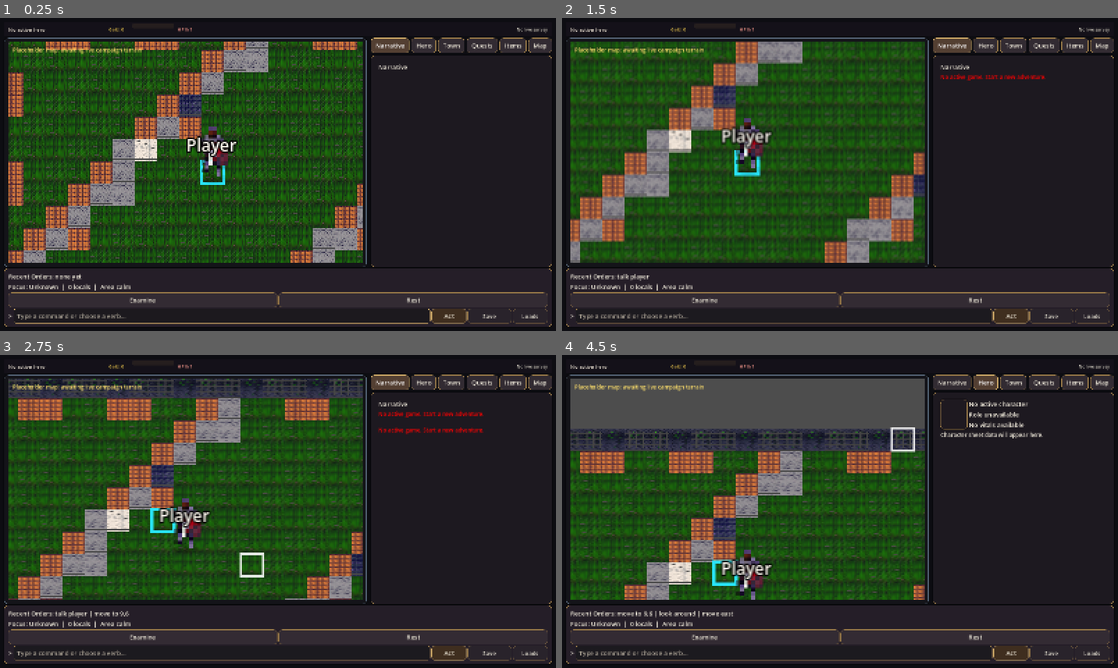
Above: before the commit, frames 1-4 (two rows, left to right).
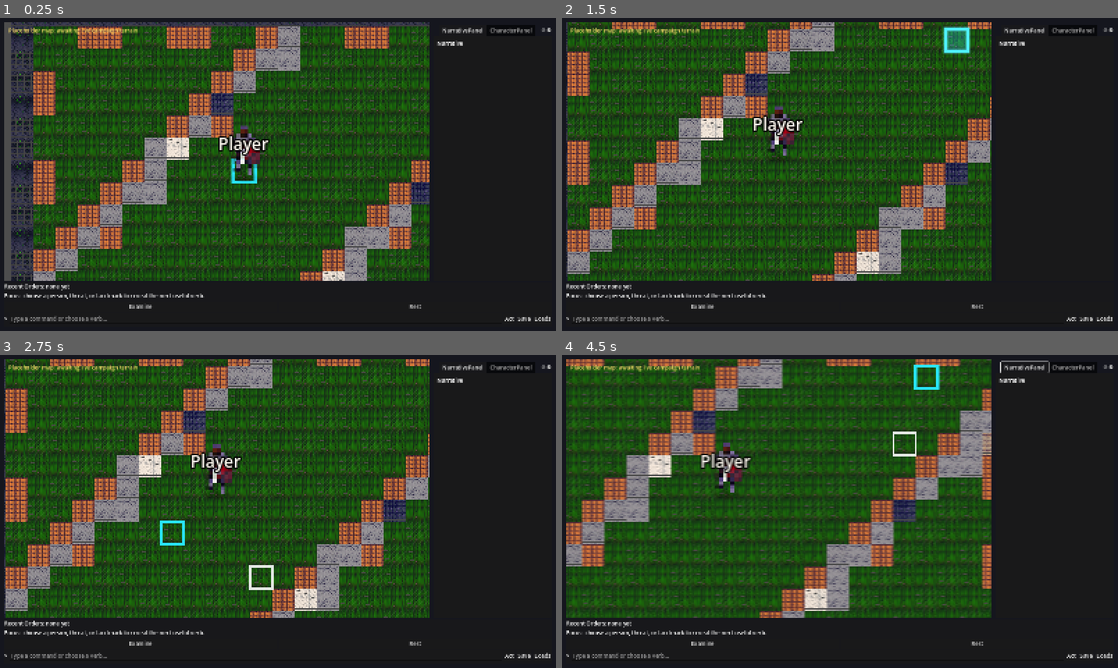
Above: after the commit, the same moments.

Repository: msbel5/ember-rpg
Game: Godot game, scene res://scenes/game_session.tscn
The game is run twice, just before and just after one commit, with the same random seed, the same clock (stepped at 60 frames per second) and the same inputs. This scene is started directly instead of the project's main scene.
Inputs (mouse positions are in pixels of both pictures, inside the frame that each line leads up to):
- Up to frame 1 (0.25 s): no input
- Up to frame 2 (1.5 s): tap Enter at 0.5 s; drag from (745, 152) to (895, 105) at 0.52 s; click (951, 46) at 1.25 s, where only the run before the commit has a clickable "Narrative"
- Up to frame 3 (2.75 s): drag from (166, 527) to (250, 574) at 2.02 s
- Up to frame 4 (4.5 s): click "Examine" at 2.75 s; click (984, 383) at 3.5 s, where only the run before the commit has a clickable "Hero"; move the mouse to (895, 442) at 4.27 s; hold Right from 4.28 s (still down); tap L at 4.35 s

The runs differ from the first frame. In frame 1, 51% of the frame differs, in the area x 0-100%, y 1-99%; in frame 2, 47%; in frame 3, 50%; in frame 4, 59%.
Error after the commit: Parse Error: Function "_ensure_campaign_socket()" not found in base self. (res://scenes/game_session.gd:204)

Commit message:
Refactor backend runtime and gameplay command tests; implement transport handling in game state
- Updated test_dialog_kernel_bridge.py to remove default dialog definition tests and focus on authored dialog resolution.
- Enhanced test_gameplay_commands.py with new tests for item pickup, drop, and crafting commands, ensuring proper inventory management and command recognition.
- Added checks for repeated actions and their effects on inventory and spell points.
- Introduced transport handling in game_state.gd, allowing for dynamic transport configuration.
- Updated response_normalizer.gd to flatten transport data from campaign responses.
- Removed legacy imports and handlers in test_no_legacy_imports.py to ensure compliance with new architecture.
- Documented kernel direct UI cutover in KERNEL_DIRECT_UI_CUTOVER.md, outlining current backend authority and validation status.
- Created test_backend_runtime_contract.py to guard against regressions in command routing during the kernel-direct cutover.
- Added test_runtime_gameplay_integration.py to validate gameplay command interactions with the new runtime architecture.

Diff:
--- a/godot-client/autoloads/game_state.gd
+++ b/godot-client/autoloads/game_state.gd
@@ -11,6 +11,11 @@
 var campaign_id: String = ""
 var adapter_id: String = "fantasy_ember"
 var profile_id: String = "standard"
+var transport: Dictionary = {}
+var runtime_transport: String = "http"
+var bootstrap_transport: String = "http"
+var ws_url: String = ""
+var ws_path: String = ""
 var player: Dictionary = {}
 var scene: String = "exploration"  # exploration | combat | dialogue | rest
 var location: String = ""
@@ -96,6 +101,20 @@
 		adapter_id = str(data["adapter_id"])
 	if data.has("profile_id"):
 		profile_id = str(data["profile_id"])
+	if data.has("transport") and data["transport"] is Dictionary:
+		transport = data["transport"]
+		runtime_transport = str(transport.get("mode", runtime_transport))
+		bootstrap_transport = str(transport.get("bootstrap", bootstrap_transport))
+		ws_url = str(transport.get("ws_url", ws_url))
+		ws_path = str(transport.get("ws_path", ws_path))
+	if data.has("runtime_transport"):
+		runtime_transport = str(data["runtime_transport"])
+	if data.has("bootstrap_transport"):
+		bootstrap_transport = str(data["bootstrap_transport"])
+	if data.has("ws_url"):
+		ws_url = str(data["ws_url"])
+	if data.has("ws_path"):
+		ws_path = str(data["ws_path"])
 	if data.has("world") and data["world"] is Dictionary:
 		world = data["world"]
 	if data.has("world_state") and data["world_state"] is Dictionary:
--- a/godot-client/scenes/game_session.gd
+++ b/godot-client/scenes/game_session.gd
@@ -201,6 +201,7 @@
 
 func _on_state_updated() -> void:
 	_save_sync.remember_player_id()
+	_ensure_campaign_socket()
 
 
 func _on_combat_started() -> void:
--- a/godot-client/scripts/net/response_normalizer.gd
+++ b/godot-client/scripts/net/response_normalizer.gd
@@ -71,6 +71,12 @@
 		flattened["adapter_id"] = data["adapter_id"]
 	if data.has("profile_id"):
 		flattened["profile_id"] = data["profile_id"]
+	if data.has("transport") and data["transport"] is Dictionary:
+		flattened["transport"] = data["transport"]
+		flattened["runtime_transport"] = str(data["transport"].get("mode", "http"))
+		flattened["bootstrap_transport"] = str(data["transport"].get("bootstrap", "http"))
+		flattened["ws_url"] = str(data["transport"].get("ws_url", ""))
+		flattened["ws_path"] = str(data["transport"].get("ws_path", ""))
 	if data.has("narrative"):
 		flattened["narrative"] = data["narrative"]
 
--- a/godot-client/scripts/ui/session_world_sync.gd
+++ b/godot-client/scripts/ui/session_world_sync.gd
@@ -38,20 +38,13 @@
 	if GameState.campaign_id.is_empty():
 		return
 	_owner._set_waiting(true)
-	_owner._pending_sync_callbacks = 2
+	_owner._pending_sync_callbacks = 1
 	Backend.get_campaign(GameState.campaign_id, on_campaign_snapshot_loaded)
-	Backend.get_campaign_settlement(GameState.campaign_id, on_campaign_settlement_loaded)
 
 
 func on_campaign_snapshot_loaded(data) -> void:
 	if data != null:
 		GameState.update_from_response(data)
-	complete_followup_sync()
-
-
-func on_campaign_settlement_loaded(data) -> void:
-	if data != null and data is Dictionary:
-		GameState.update_from_response({"settlement_state": data})
 	complete_followup_sync()
 
 
--- a/godot-client/tests/run_headless_tests.gd
+++ b/godot-client/tests/run_headless_tests.gd
@@ -240,6 +240,17 @@
 		"campaign_id": "camp_1",
 		"adapter_id": "fantasy_ember",
 		"profile_id": "standard",
+		"transport": {
+			"mode": "ws",
+			"bootstrap": "http",
+			"command_transport": "ws",
+			"snapshot_mode": "full",
+			"idle_world_ticks": true,
+			"tick_interval_seconds": 30.0,
+			"tick_hours_per_interval": 1,
+			"ws_path": "/ws/campaigns/camp_1",
+			"ws_url": "ws://127.0.0.1:8741/ws/campaigns/camp_1",
+		},
 		"narrative": "Chaos enters Dragon Eyrie.",
 		"campaign": {
 			"world": {"adapter_id": "fantasy_ember", "profile_id": "standard"},
@@ -294,6 +305,9 @@
 	_assert_true(game_state.world_graph.get("nodes", []).size() == 2, "GameState stores macro world graph nodes from campaign payloads")
 	_assert_true(game_state.travel_options.size() == 1, "GameState stores reachable travel options from campaign payloads")
 	_assert_true(game_state.selected_world_node == "node_region_001_00", "GameState tracks the selected world node from current region summary")
+	_assert_true(game_state.runtime_transport == "ws", "GameState stores WS as the authoritative runtime transport")
+	_assert_true(game_state.bootstrap_transport == "http", "GameState stores HTTP as the bootstrap transport")
+	_assert_true(game_state.ws_path == "/ws/campaigns/camp_1", "GameState stores the canonical campaign WS path")
 	_assert_true(game_state._clean_narrative("resume_campaign_ok.") == "You step back into the campaign.", "GameState humanizes token-like narrative text with concise seeded copy")
 	game_state.seed_campaign_resume_narrative("Loaded campaign from resume_campaign_ok.")
 	_assert_true(
Not shown, added: docs/architecture/KERNEL_DIRECT_UI_CUTOVER.md
Not shown, changed: frp-backend/engine/api/campaign/context.py
Not shown, changed: frp-backend/engine/api/campaign/dialog.py
Not shown, changed: frp-backend/engine/api/campaign/live_kernel.py
Not shown, changed: frp-backend/engine/api/campaign/runtime.py
Not shown, changed: frp-backend/engine/api/campaign/session.py
Not shown, changed: frp-backend/engine/api/campaign/settlement.py
Not shown, changed: frp-backend/engine/api/campaign_kernel.py
Not shown, changed: frp-backend/engine/api/game_engine.py
Not shown, changed: frp-backend/engine/api/game_engine_runtime.py
Not shown, removed: frp-backend/engine/api/game_session.py
Not shown, changed: frp-backend/engine/api/gameplay_bridge.py
(and 29 more such lines)
